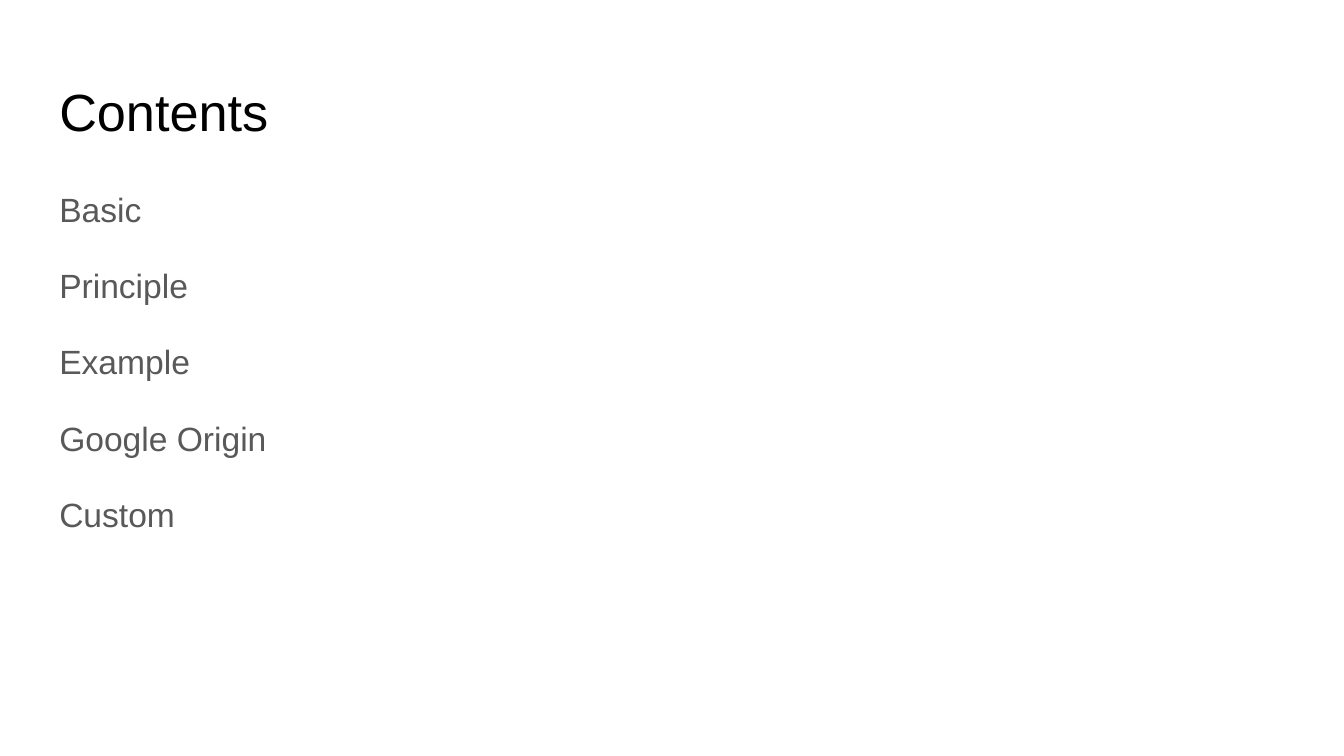
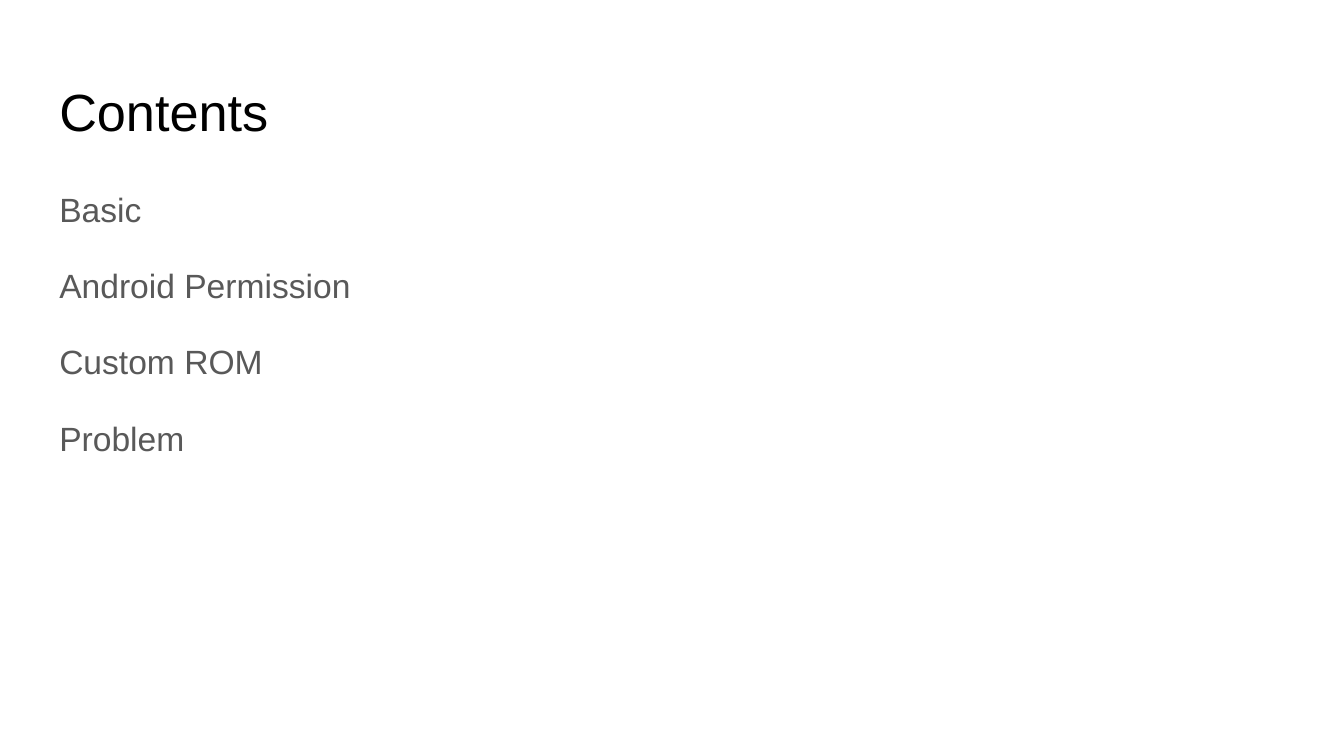
Before and after one commit to martinkro/android-studio-samples, a slide deck: slide 2 of docs/Android Permission.pptx. Drawn at 1344x756 pixels with LibreOffice and Linux fonts; fonts in the diff are those of the drawing. Boxes give left, top, right and bottom in pixels: in the first picture for what was removed or moved away, otherwise in the second. Text is boxed around its words. In the diff, an @@ line names an element or a change of style, - is before the commit and + after.

```diff
--- a/docs/Android Permission.pptx
+++ b/docs/Android Permission.pptx
@@ text at (x1=59, y1=273, x2=350, y2=452): text changed @@
-Principle
-Example
-Google Origin
-Custom
+Android Permission
+Custom ROM
+Problem
```
Also in this commit, not shown: 2 other slides changed, 11 slides added, 4 other files.
